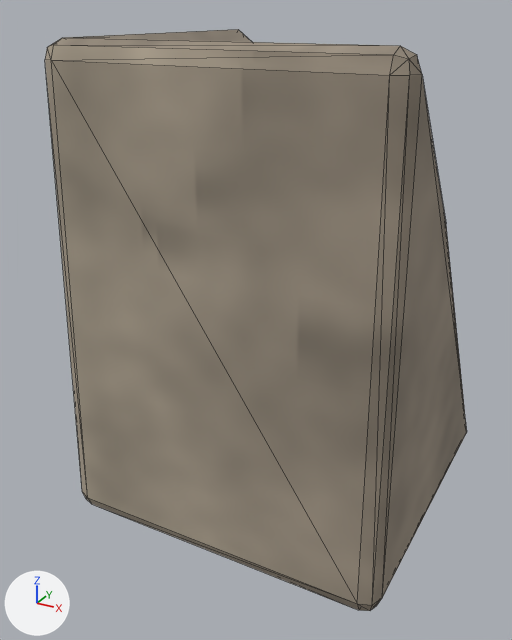
A saved change to the glTF model assets/art/3d/terrain_stone.3.glb.
Rendered twice from a 50 mm lens placed at (0.8, -1.655, 1.309), pointed at (-0.064, -0.085, 0.524). Every picture has the same lights, and +X, +Y and +Z are marked at lower left. The picture after the commit comes second. Mesh edges are drawn as thin lines. Vertices at exactly the same position are counted once.

In view in the first picture: 'terrain_stone.3'.
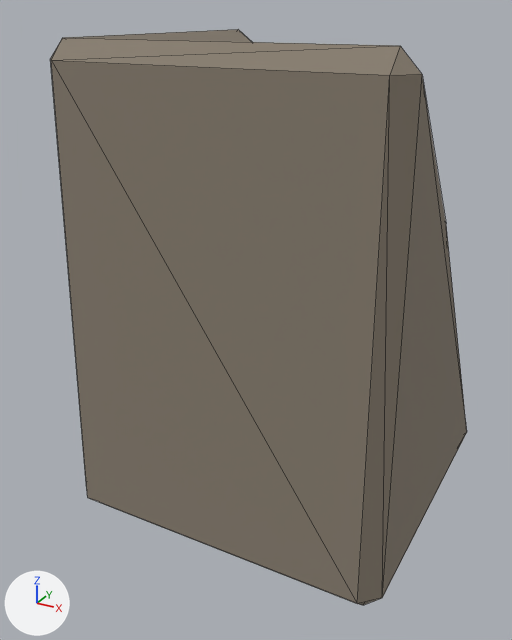
Boxes (x1, y1, x2, y2) around the edits, measured in the pictures (512 x 640 px):
```json
{"object": "terrain_stone.3", "change": "reshaped", "before": [45, 29, 467, 611], "after": [51, 29, 467, 605]}
{"part": 1, "of": "me_terrain_stone_3", "change": "cut back", "before": [45, 31, 422, 611], "after": [51, 38, 422, 605]}
{"part": 2, "of": "me_terrain_stone_3", "change": "recoloured", "before": [51, 34, 455, 603], "after": [51, 34, 455, 603]}
```

Scene script edits in JSON lines:
```json
{"op": "add", "block": "mat_rock", "code": ["mat_rock = principled_material('rock')", "mat_rock.base_color = (0.254, 0.216, 0.168)  # brown #8a8072", "mat_rock.roughness = 1.0"]}
{"block": "me_terrain_stone_3", "where": "# used by ob_terrain_stone_3; location = (0.0, 0.0, 0.625)"}
{"op": "remove", "block": "me_terrain_stone_3", "code": "me_terrain_stone_3.from_pydata(...)  # 56 vertices, 108 faces; spans x -0.45..0.45, y -0.45..0.45, z -0.625..0.625"}
{"op": "add", "block": "me_terrain_stone_3", "code": "me_terrain_stone_3.from_pydata(...)  # 24 vertices, 44 faces; spans x -0.45..0.45, y -0.45..0.45, z -0.625..0.625"}
{"block": "me_terrain_stone_3", "change": "me_terrain_stone_3 part 1"}
{"block": "me_terrain_stone_3", "change": "32 vertices are removed from x -0.437..0.437, y -0.437..0.437, z -0.612..0.612"}
{"block": "me_terrain_stone_3", "change": "96 faces are deleted"}
{"block": "me_terrain_stone_3", "change": "32 new faces join them"}
{"block": "me_terrain_stone_3", "change": "me_terrain_stone_3 part 2: 12 faces spanning x -0.45..0.45, y -0.45..0.45, z -0.625..0.625 switch from mat_terrain_stone_3_stone (picture img_terrain_stone) to mat_rock (brown #8a8072)"}
```
